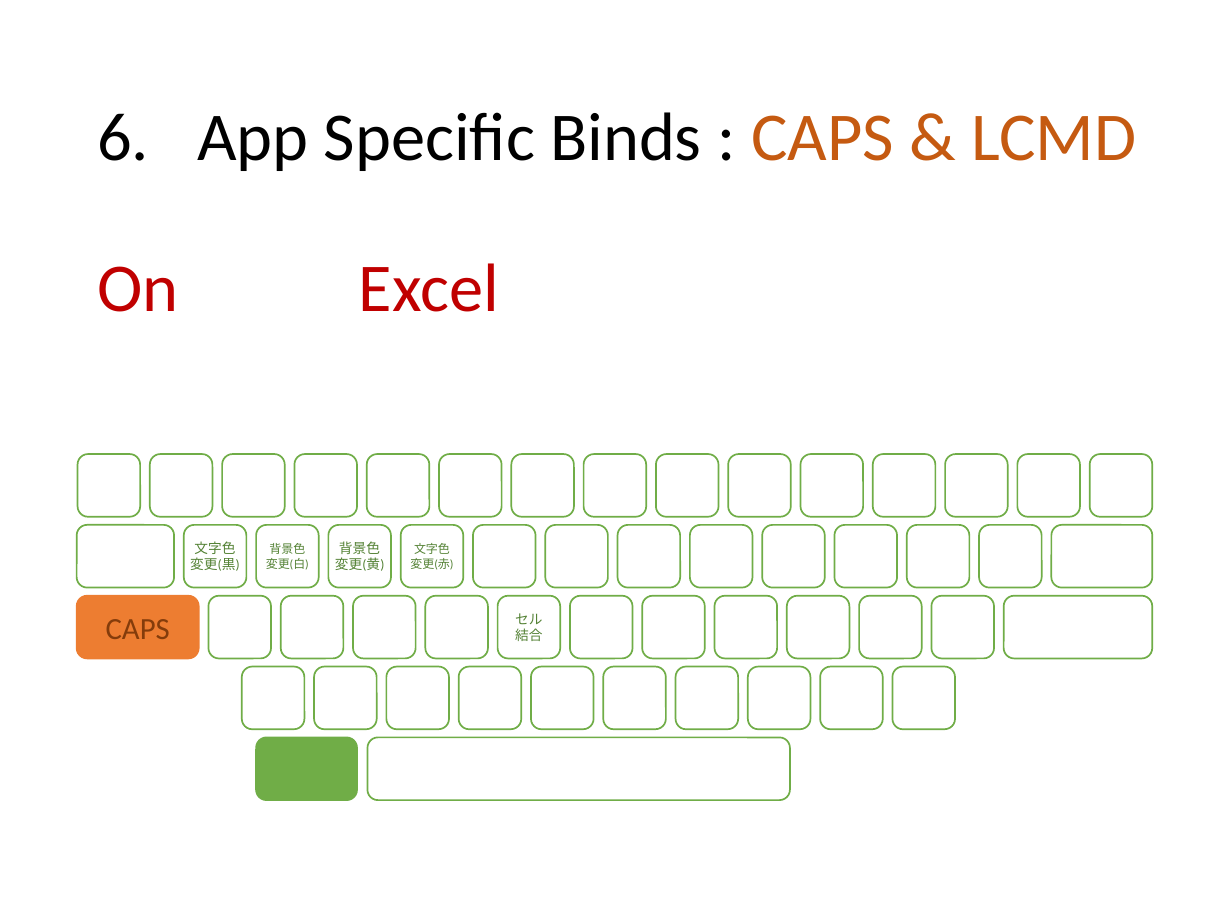
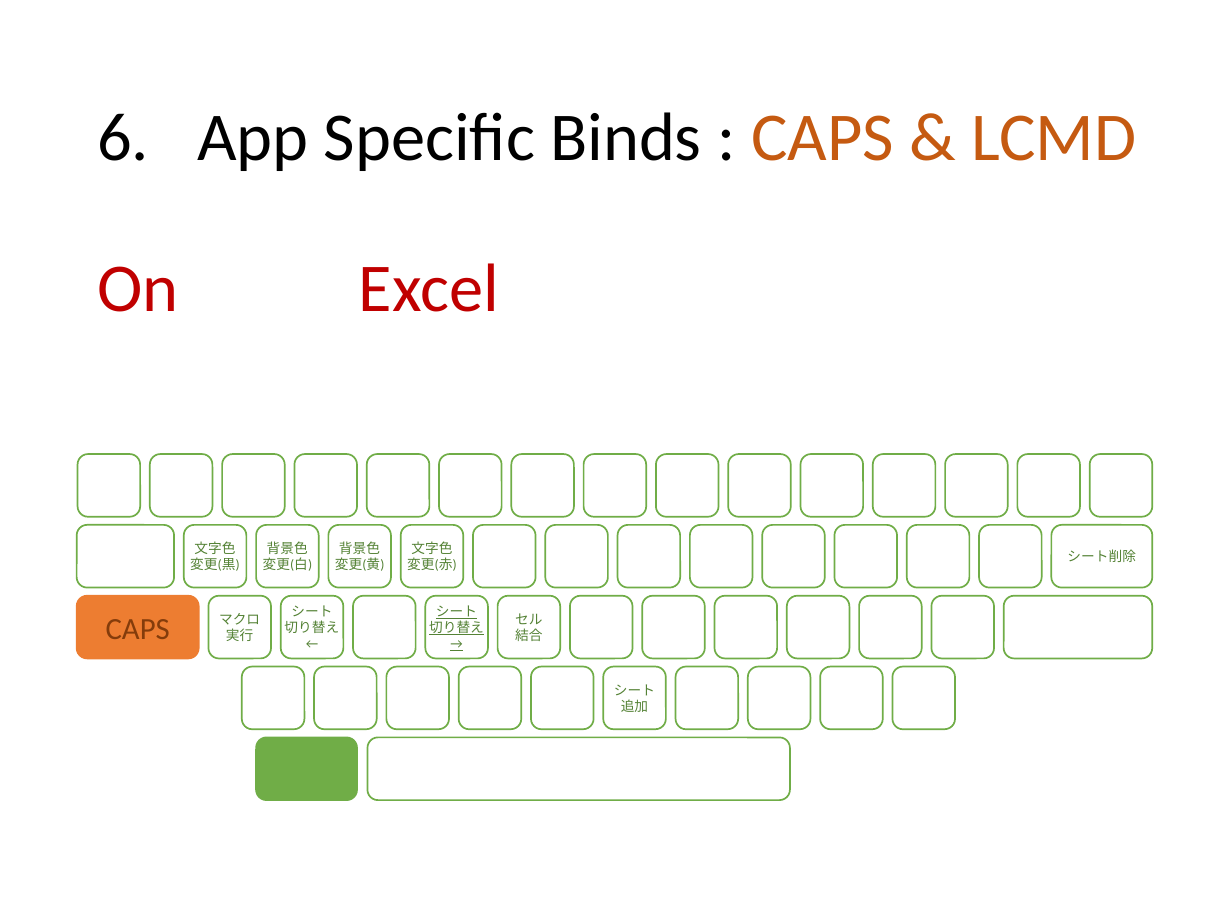
Before and after one commit to ittooo66/myAHK, a slide deck: slide 14 of MANUAL.pptx. Drawn at 1232x924 pixels with LibreOffice and Linux fonts; fonts in the diff are those of the drawing. Boxes give left, top, right and bottom in pixels: in the first picture for what was removed or moved away, otherwise in the second. Text is boxed around its words. In the diff, an @@ line names an element or a change of style, - is before the commit and + after.

```diff
--- a/MANUAL.pptx
+++ b/MANUAL.pptx
@@ rounded rectangle "背景色" at (256,525,319,588): size 7 to 8 pt @@
@@ rounded rectangle "文字色" at (400,525,463,588): size 7 to 8 pt @@
@@ text in rounded rectangle at (1067,549,1136,562): text added @@
+シート削除
@@ text in rounded rectangle at (219,613,260,641): text added @@
+マクロ
+実行
@@ text in rounded rectangle at (284,605,339,633): text added @@
+シート
+切り替え
+←
@@ text in rounded rectangle at (429,605,484,635): text added @@
+シート
+切り替え
+→
@@ text in rounded rectangle at (614,684,655,712): text added @@
+シート
+追加
```
Also in this commit, not shown: 3 other slides changed.
